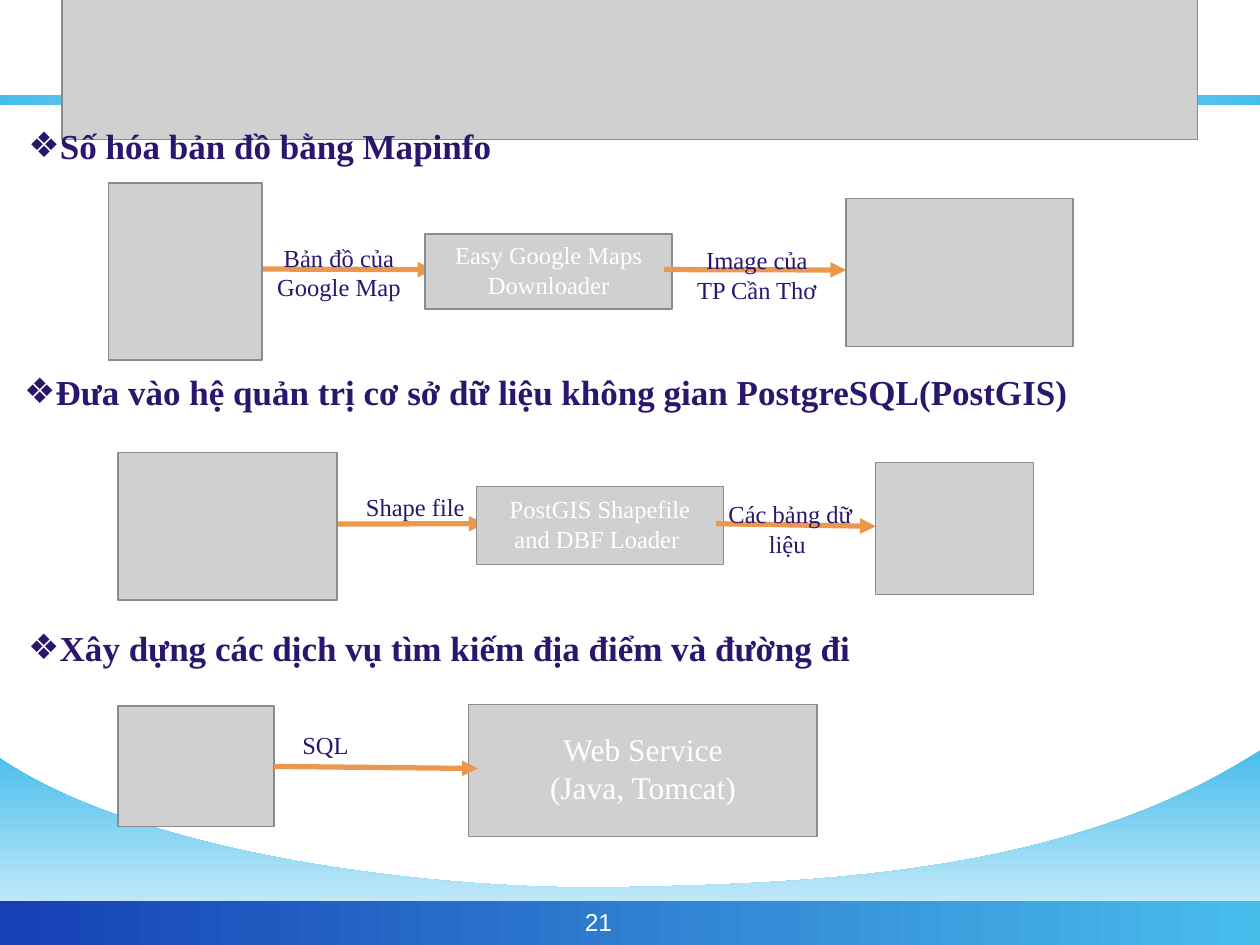
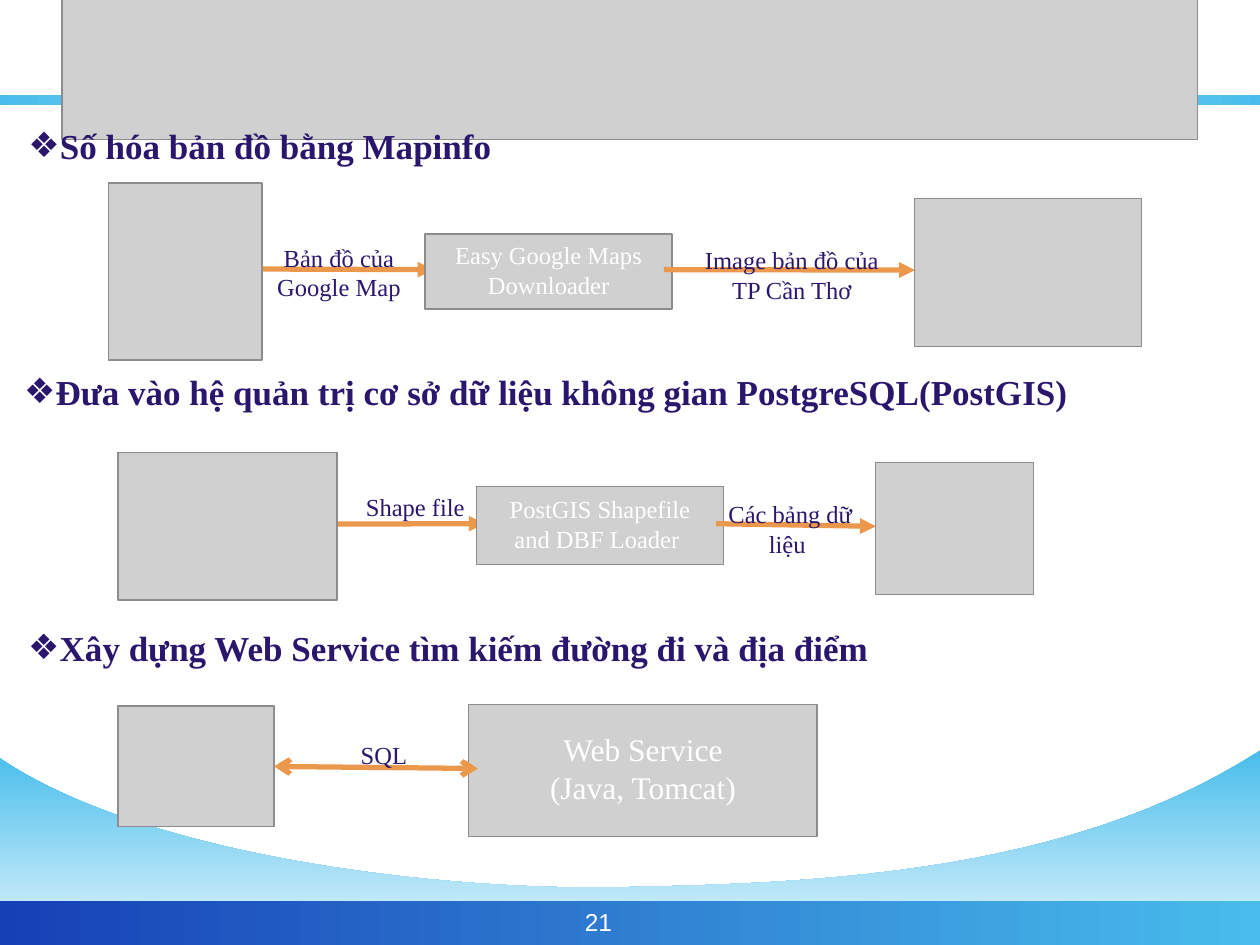
Before and after one commit to phamngsinh/cantho-webgis, a slide deck: slide 21 of Document/Bao Cao/BaoCaoLuanVan3.ppt. Drawn at 1260x945 pixels with LibreOffice and Linux fonts; fonts in the diff are those of the drawing; grey boxes stand for pictures; background and template pictures are left out. Boxes give left, top, right and bottom in pixels: in the first picture for what was removed or moved away, otherwise in the second. Text is boxed around its words. In the diff, an @@ line names an element or a change of style, - is before the commit and + after.

```diff
--- a/Document/Bao Cao/BaoCaoLuanVan3.ppt
+++ b/Document/Bao Cao/BaoCaoLuanVan3.ppt
@@ picture: place and size @@
-picture at (845,199,1072,346)
+picture at (915,199,1142,346)
@@ text at (705,250,879,300): text changed @@
-Image của TP Cần Thơ
+Image bản đồ của TP Cần Thơ
@@ arrow moved from (664, 270) - (845, 270) to (664, 270) - (915, 270) @@
@@ text at (60,635,868,668): text changed @@
-❖ Xây dựng các dịch vụ tìm kiếm địa điểm và đường đi
+❖ Xây dựng Web Service tìm kiếm đường đi và địa điểm
@@ text "SQL": place and size @@
-text "SQL" at (302,737,348,758)
+text "SQL" at (361,748,407,770)
@@ arrow (273, 766) - (478, 769): arrow to double arrow @@
```
Also in this commit, not shown: 3 other slides changed.
